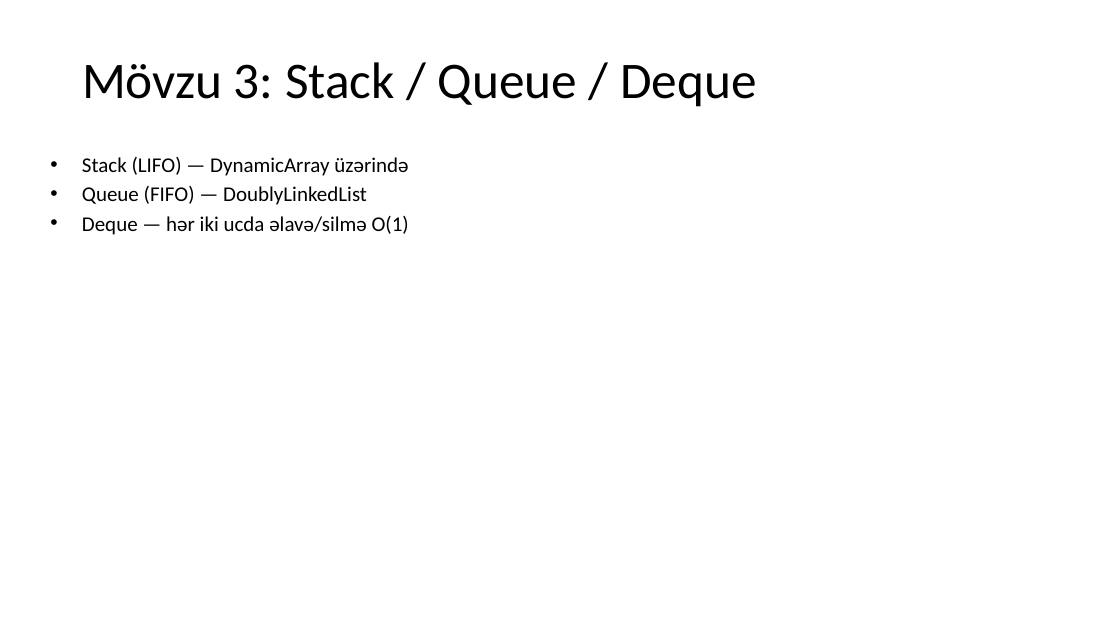
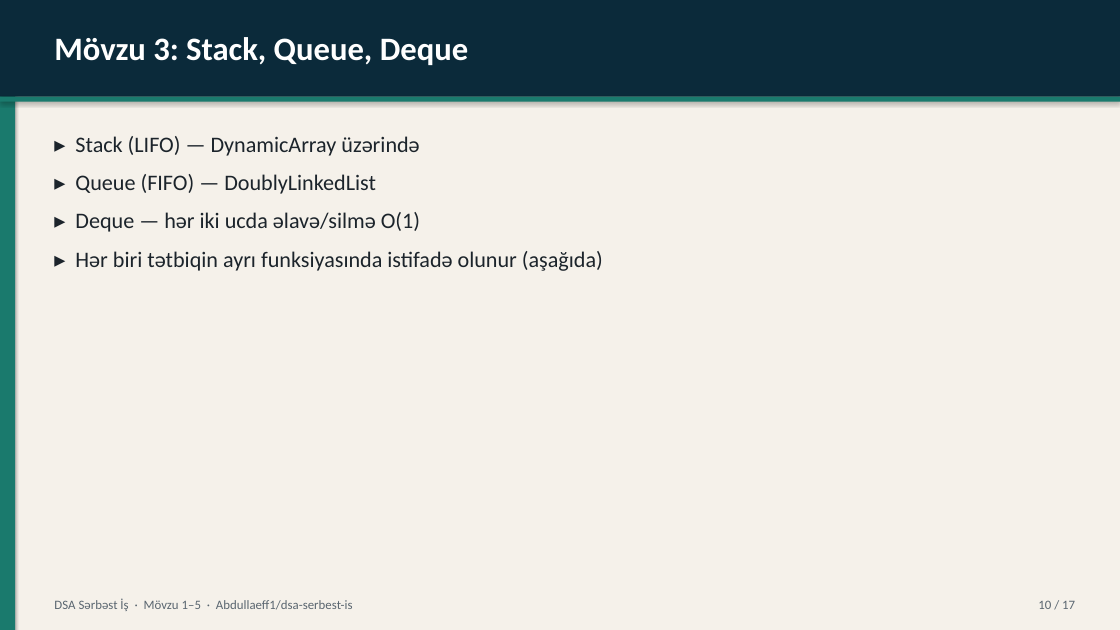
Before and after one commit to Abdullaeff1/dsa-serbest-is, a slide deck: slide 10 of docs/teqdimat.pptx (slide 6 before the commit). Drawn at 1120x630 pixels with LibreOffice and Linux fonts; fonts in the diff are those of the drawing. Boxes give left, top, right and bottom in pixels: in the first picture for what was removed or moved away, otherwise in the second. Text is boxed around its words. In the diff, an @@ line names an element or a change of style, - is before the commit and + after.

Commit message:
Improve presentation design and add why-structure plus benchmark tables

```diff
--- a/docs/teqdimat.pptx
+++ b/docs/teqdimat.pptx
@@ rectangle added at (0,0,1120,630), fill #F5F1EA @@
@@ rectangle added at (0,0,15,630), fill #1A7A6D @@
@@ rectangle added at (0,0,1120,97), fill #0B2A3A @@
@@ text "Mövzu 3: Stack, Queue, Deque" at (54,37,468,65): vertical alignment middle to top @@
@@ text at (54,37,468,65): text changed; size 44 to 28 pt; text colour #000000 to #FFFFFF; bold on @@
-Mövzu 3: Stack / Queue / Deque
+Mövzu 3: Stack, Queue, Deque
@@ rectangle added at (0,97,1120,102), fill #1A7A6D @@
@@ text at (75,136,603,271): text changed; size 18 to 19 pt; text colour #000000 to #1C242B @@
-• Stack (LIFO) — DynamicArray üzərində
-• Queue (FIFO) — DoublyLinkedList
-• Deque — hər iki ucda əlavə/silmə O(1)
+▸ Stack (LIFO) — DynamicArray üzərində
+▸ Queue (FIFO) — DoublyLinkedList
+▸ Deque — hər iki ucda əlavə/silmə O(1)
+▸ Hər biri tətbiqin ayrı funksiyasında istifadə olunur (aşağıda)
@@ text added at (54,598,353,611), 11 pt, text #5A6670 @@
+DSA Sərbəst İş · Mövzu 1–5 · Abdullaeff1/dsa-serbest-is
@@ text added at (1038,601,1075,609), 11 pt, text #5A6670 @@
+10 / 17
```
Also in this commit, not shown: 7 other slides changed, 9 slides added, 6 slides removed, 3 other files.
